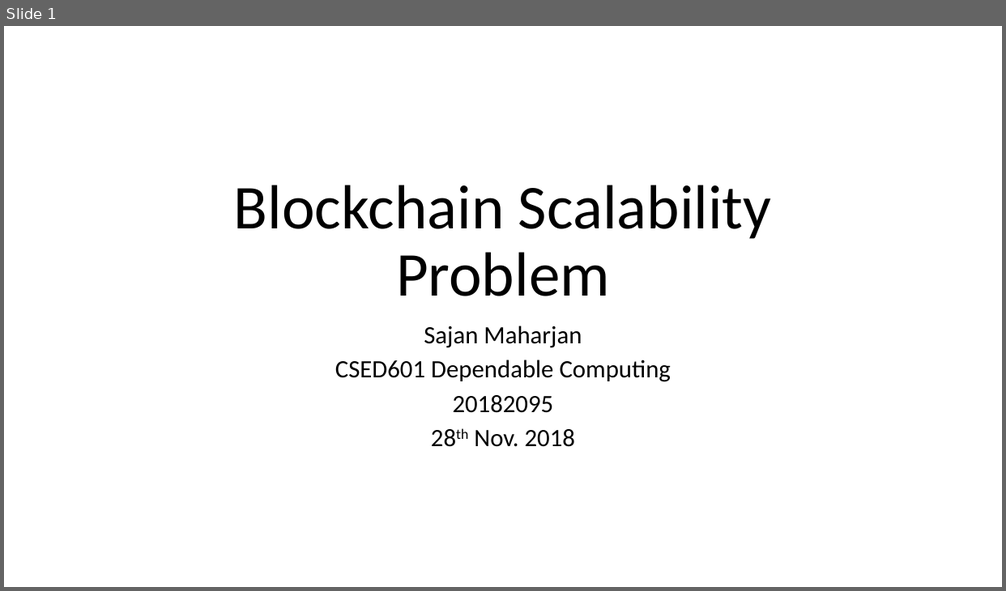
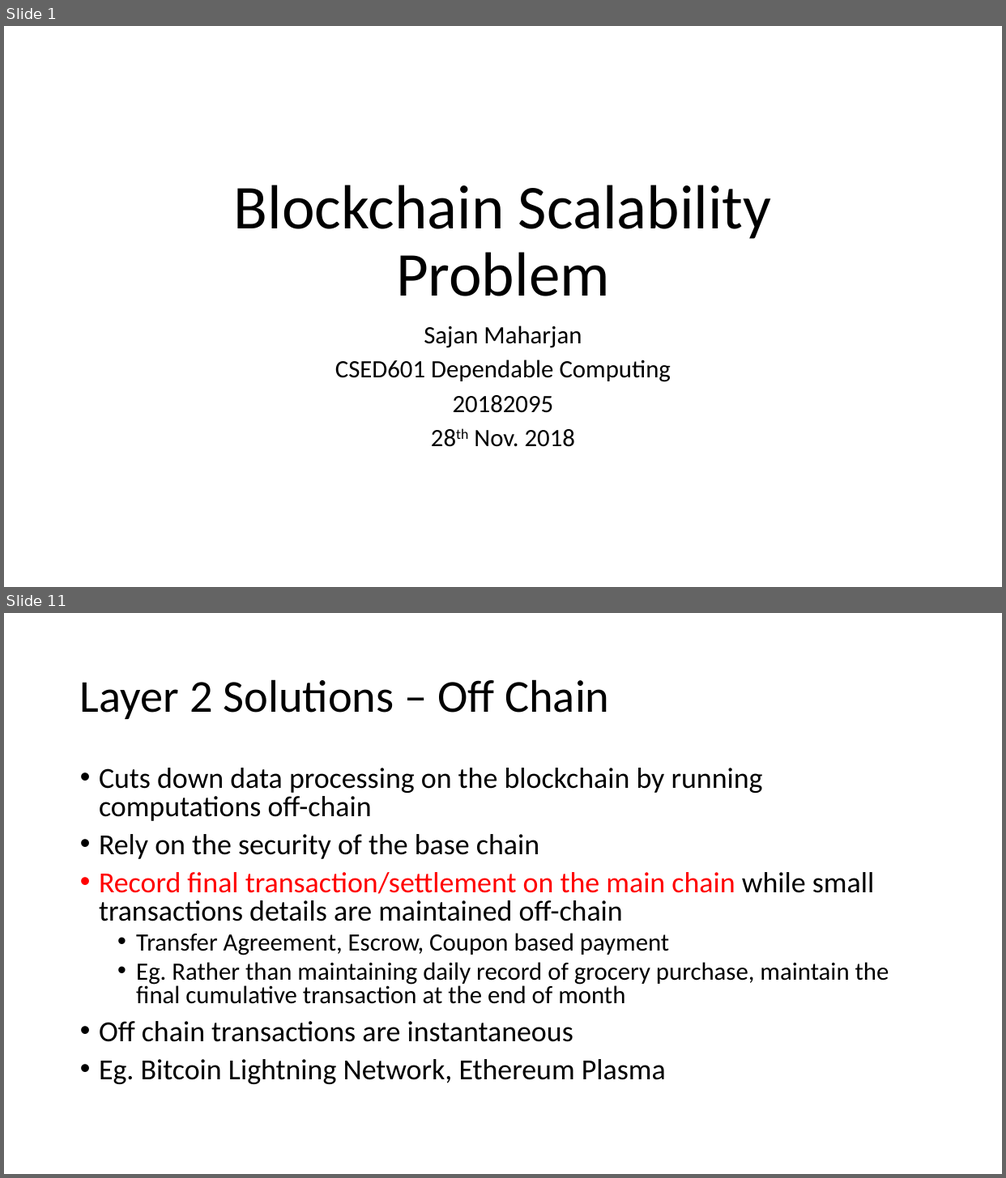
Before and after one commit to Tsajan/2018FallSemPOSTECH, a slide deck: CSED601 Dependable Computing/BlockchainScalabilityProblem.pptx. Shown one above the other, each under a label of ours: slide 1 before the commit, slides 1 and 11 after it; the slides between them are not shown. The pictures are 1006x591 and 1006x1178 pixels, drawn with LibreOffice and Linux fonts; fonts in the diff are those of the drawing. Boxes give left, top, right and bottom in pixels: in the first picture for what was removed or moved away, otherwise in the second. Text is boxed around its words. In the diff, an @@ line names an element or a change of style, - is before the commit and + after.

```diff
--- a/CSED601 Dependable Computing/BlockchainScalabilityProblem.pptx
+++ b/CSED601 Dependable Computing/BlockchainScalabilityProblem.pptx
@@ slide 11 added at box(4, 613, 1002, 1174), background #FFFFFF @@
@@ title added at box(80, 679, 609, 719), 44 pt, text #000000 @@
+Layer 2 Solutions – Off Chain
@@ text added at box(99, 768, 889, 1084), 28 pt, text #000000 @@
+• Cuts down data processing on the blockchain by running computations off-chain
+• Rely on the security of the base chain
+• Record final transaction/settlement on the main chain while small transactions details are maintained off-chain
+  • Transfer Agreement, Escrow, Coupon based payment
+  • Eg. Rather than maintaining daily record of grocery purchase, maintain the final cumulative transaction at the end of month
+• Off chain transactions are instantaneous
+• Eg. Bitcoin Lightning Network, Ethereum Plasma
```
Also in this commit, not shown: 3 slides changed, 12 other slides added, 20 other files.
